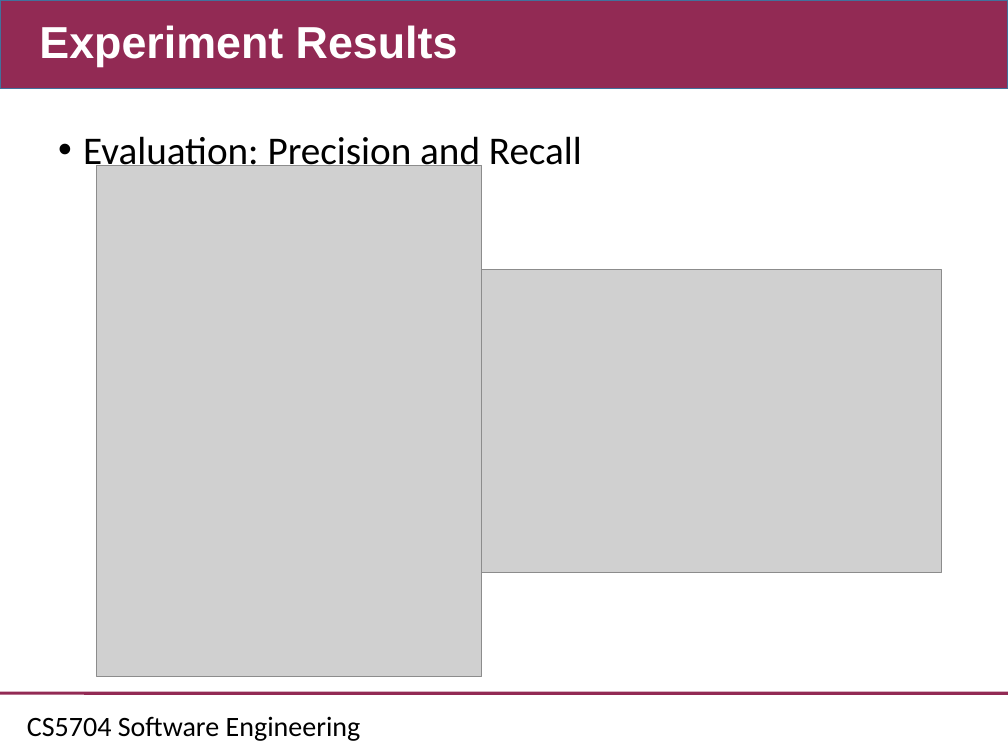
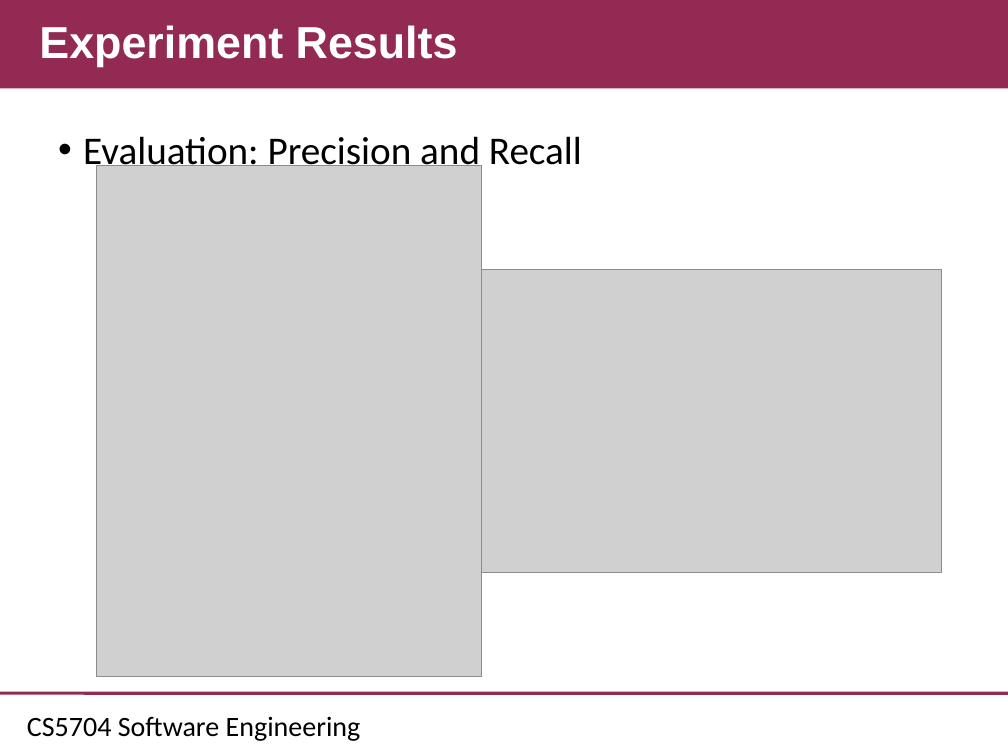
Before and after one commit to CSCC5704/Documents, a slide deck: slide 22 of CS5704_Final.ppt. Drawn at 1008x756 pixels with LibreOffice and Linux fonts; fonts in the diff are those of the drawing; grey boxes stand for pictures; background and template pictures are left out. Boxes give left, top, right and bottom in pixels: in the first picture for what was removed or moved away, otherwise in the second. Text is boxed around its words. In the diff, an @@ line names an element or a change of style, - is before the commit and + after.

Commit message:
Color in master slides

```diff
--- a/CS5704_Final.ppt
+++ b/CS5704_Final.ppt
@@ rectangle at (x1=0, y1=0, x2=1008, y2=89): outline #41719C 0.99 pt to none @@
```
Also in this commit, not shown: 27 other slides changed, 1 other file.
